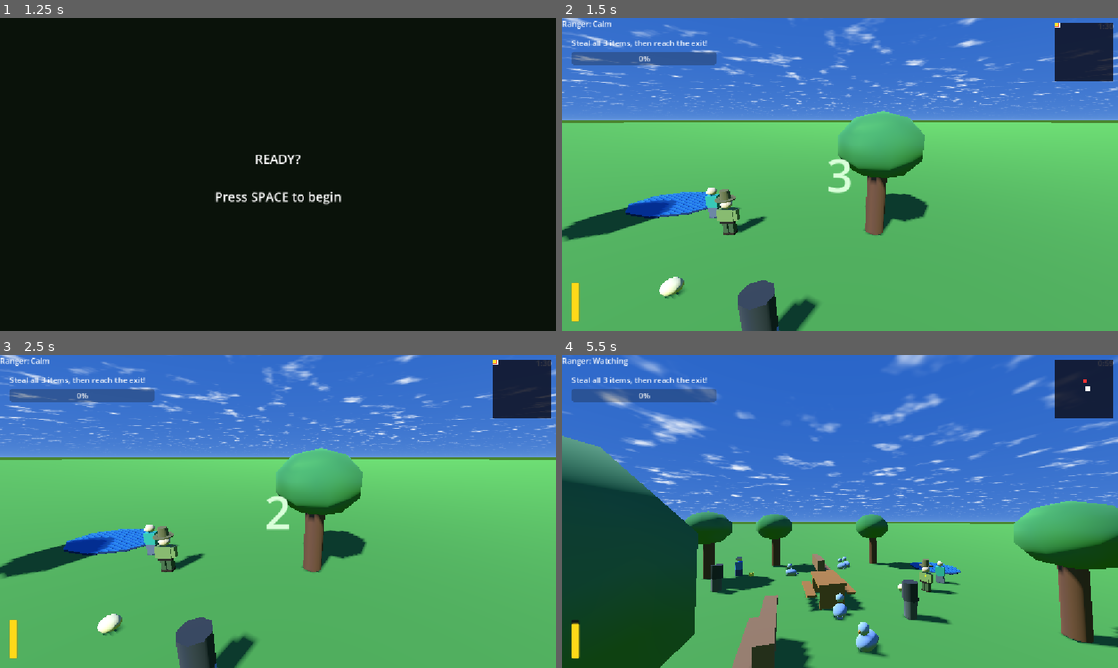
Above: before the commit, frames 1-4 (two rows, left to right).
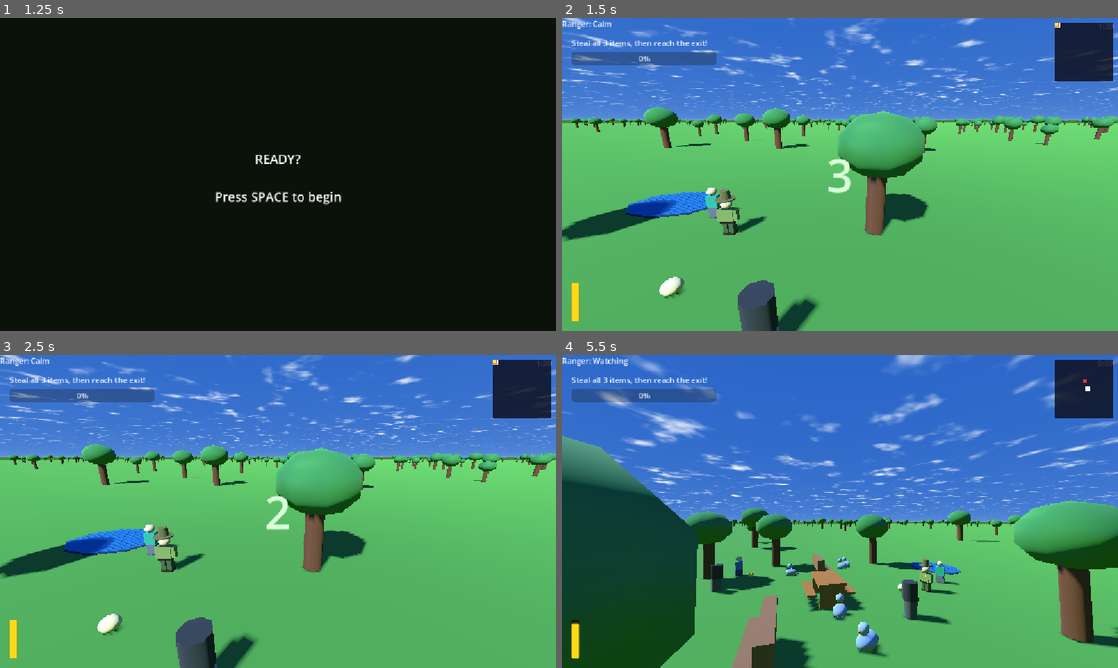
Above: after the commit, the same moments.

Repository: SkippyDoLittle/DontLookHuman
Game: Godot game, scene res://MainMenu.tscn
The game is run twice, just before and just after one commit, with the same random seed, the same clock (stepped at 60 frames per second) and the same inputs.
Inputs (mouse positions are in pixels of both pictures, inside the frame that each line leads up to):
- Up to frame 1 (1.25 s): click "PLAY" at 0.5 s
- Up to frame 2 (1.5 s): tap Space at 1.25 s; move the mouse to (962, 158) at 1.27 s; hold D (move_right) from 1.28 s (still down); tap E (peck) at 1.35 s
- Up to frame 3 (2.5 s): tap Enter (ui_accept) at 1.52, 2, 2.27 s; move the mouse to (166, 527) at 2.02 s; release D (move_right) at 2.03 s; hold S (move_back) from 2.03 s (still down); tap Shift (run) at 2.1 s
- Up to frame 4 (5.5 s): tap R (restart) at 2.75, 4.25 s; move the mouse to (895, 442) at 2.77 s; release S (move_back) at 2.78 s; hold D (move_right) 2.78-3.53 s; tap H at 2.85, 5.1 s; tap Enter (ui_accept) at 3.5, 3.77, 4.52, 5.27 s; move the mouse to (812, 574) at 3.52 s; hold W (move_forward) 3.53-4.28 s; tap E (peck) at 3.6 s; move the mouse to (1006, 558) at 4.27 s; hold A (move_left) 4.28-5.03 s; hold Shift (run) 4.28-5.03 s; move the mouse to (795, 508) at 5.02 s; hold W (move_forward) from 5.03 s (still down)

Frame 1 is identical in both runs. In frame 2, 2.7% of the frame differs, in the area x 1-100%, y 28-44%; in frame 3, 2.7%; in frame 4, 1.0%.
Error before the commit: Parse Error: Cannot infer the type of "d" variable because the value doesn't have a set type. (res://tree_scatter.gd:85)

Commit message:
Fix type inference error: declare d as Dictionary explicitly
:= can't infer type from Array element (returns Variant); explicit
Dictionary annotation resolves the parser error at line 85.

Co-Authored-By: Claude Sonnet 4.6 <noreply@anthropic.com>

Diff:
--- a/tree_scatter.gd
+++ b/tree_scatter.gd
@@ -82,7 +82,7 @@
 	lmm.mesh             = lmesh
 
 	for i in count:
-		var d  := instances[i]
+		var d: Dictionary = instances[i]
 		var s  := float(d["s"])
 		var x  := float(d["x"])
 		var z  := float(d["z"])
